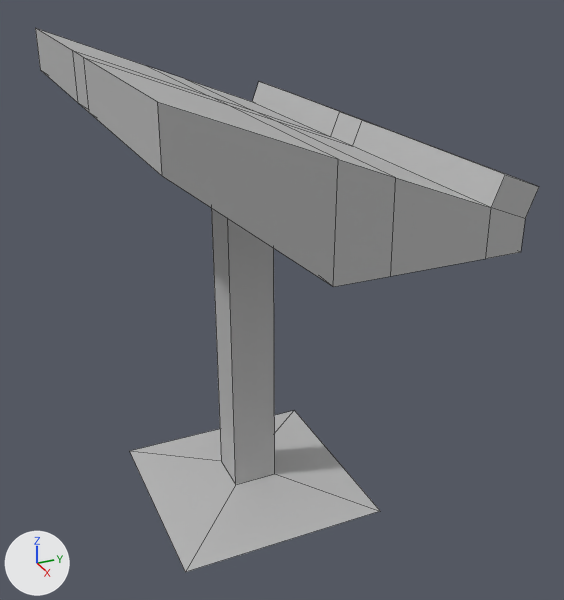
What one commit did to the FBX model Assets/Meshes/TV SET/SM_DisplayStand_001.fbx.
Camera for both pictures: a camera (50 mm lens) standing at (0.31, -0.12, 0.254) and looking at (0.01, 0.015, 0.104). The axes (+X, +Y, +Z) are drawn at lower left. The lights are the same throughout. The picture after the commit comes second. Mesh edges are drawn as thin lines. Where no turn or scale is listed for an object, it has been applied to the vertices.

The first picture shows 'SM_DisplayStand_001'.
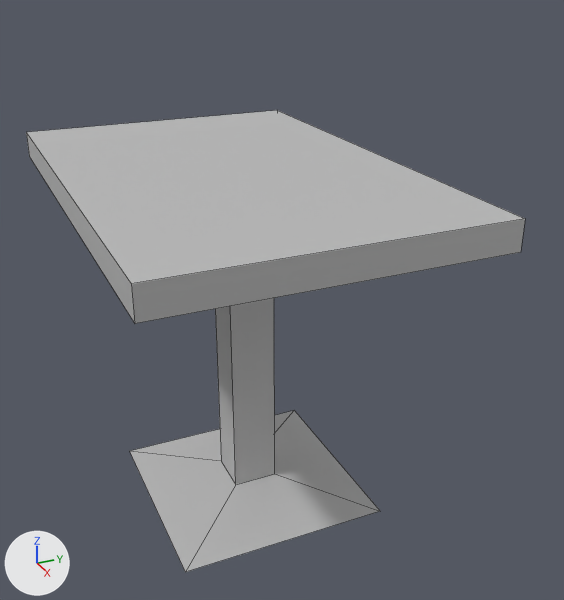
The change, as a diff of the scene's bpy script:
```diff
--- a/Assets/Meshes/TV SET/SM_DisplayStand_001.fbx.py
+++ b/Assets/Meshes/TV SET/SM_DisplayStand_001.fbx.py
@@ me_mesh @@
 # used by ob_sm_displaystand_001; location = (0.0, 0.0, 0.0)
-me_mesh.from_pydata(...)  # 56 vertices, 53 faces; spans x -0.107..0.107, y -0.065..0.069, z 0.0..0.216
+me_mesh.from_pydata(...)  # 20 vertices, 14 faces; spans x -0.107..0.107, y -0.075..0.065, z 0.0..0.166
+# me_mesh part 1
+# 44 vertices are removed from x -0.107..0.107, y -0.065..0.069, z 0.153..0.216
+# 49 faces are deleted
+# 8 vertices are added at x -0.107..0.107, y -0.075..0.011, z 0.153..0.166
+# 10 new faces join them
 me_mesh.materials.append(mat_m_displaypanel_001)
```

Boxes (x1, y1, x2, y2) around the edits, measured in the pictures (564 x 600 px):
'SM_DisplayStand_001', reshaped (15% shorter)
    before: (35, 28, 539, 572)
    after: (26, 110, 525, 572)
part 1 of me_mesh, reshaped
    before: (35, 28, 539, 453)
    after: (26, 110, 525, 453)
